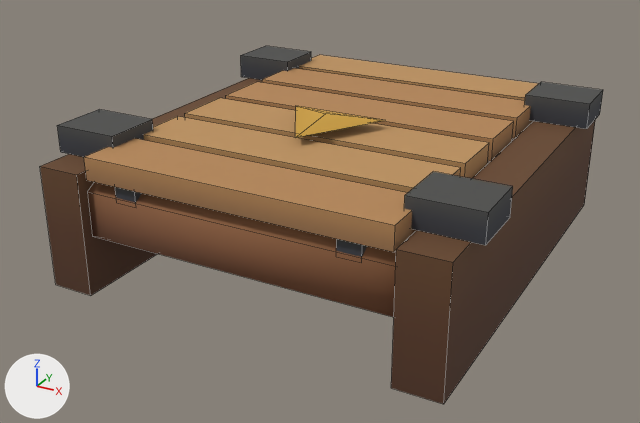
Before and after pictures for a commit that changed the Blender file assets/machines/logi_wooden_belt.blend.
The view is the same before and after, from a camera (50 mm lens) standing at (1.75, -3.44, 1.84) and looking at (-0.06, -0.14, 0.19). Every picture has the same lights, and +X, +Y and +Z are marked at lower left. The older version comes first. Mesh edges are drawn as thin lines.

The scene before the commit, as lines of its bpy script (objects in view):
```python
me_logi_wooden_belt = bpy.data.meshes.new('logi_wooden_belt')
me_logi_wooden_belt.from_pydata(...)  # 141 vertices, 106 faces; spans x -0.95..0.95, y -1.0..1.0, z 0.0..0.69
me_logi_wooden_belt.materials.append(mat_villagepalette)  # picture img_village_palette_png
ob_logi_wooden_belt = bpy.data.objects.new('logi_wooden_belt', me_logi_wooden_belt)
ob_logi_wooden_belt.location = (0.0, 0.0, 0.0)
```
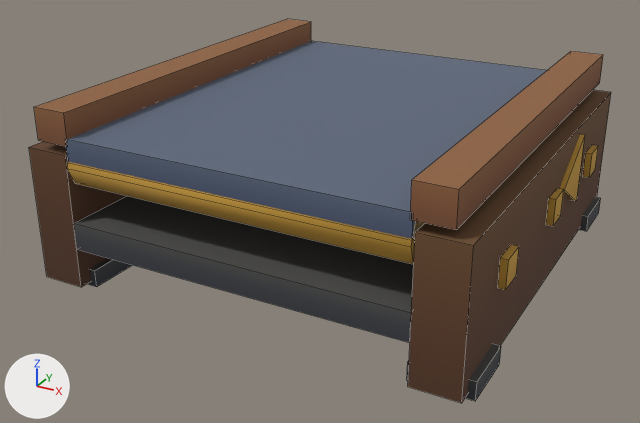
The change, as a list of edits to the scene's bpy script:
```text
Change me_logi_wooden_belt:
    used by ob_logi_wooden_belt; location = (0.0, 0.0, 0.0)
    remove me_logi_wooden_belt.from_pydata(...)  # 141 vertices, 106 faces; spans x -0.95..0.95, y -1.0..1.0, z 0.0..0.69
    add me_logi_wooden_belt.from_pydata(...)  # 172 vertices, 126 faces; spans x -0.99..0.99, y -1.0..1.0, z 0.0..0.8
    me_logi_wooden_belt part 1: a new loose piece, a box spanning x -0.96..-0.76, y -0.99..0.99, z 0.02..0.62, in mat_villagepalette (picture img_village_palette_png)
    me_logi_wooden_belt part 2: a new loose piece, a box spanning x -0.9..-0.74, y -0.99..0.99, z 0.66..0.8, in mat_villagepalette (picture img_village_palette_png)
    me_logi_wooden_belt part 3: a new loose piece, a box spanning x -0.99..-0.73, y -0.93..-0.67, z 0.0..0.08, in mat_villagepalette (picture img_village_palette_png)
    me_logi_wooden_belt part 4: a new loose piece, a box spanning x 0.76..0.96, y -0.99..0.99, z 0.02..0.62, in mat_villagepalette (picture img_village_palette_png)
    me_logi_wooden_belt part 5: a new loose piece, a box spanning x 0.74..0.9, y -0.99..0.99, z 0.66..0.8, in mat_villagepalette (picture img_village_palette_png)
    me_logi_wooden_belt part 6: a new loose piece, a box spanning x 0.96..0.99, y -0.68..-0.56, z 0.32..0.44, in mat_villagepalette (picture img_village_palette_png)
    me_logi_wooden_belt part 7: a new loose piece, a box spanning x 0.96..0.99, y -0.06..0.06, z 0.32..0.44, in mat_villagepalette (picture img_village_palette_png)
    me_logi_wooden_belt part 8: a new loose piece, a box spanning x 0.96..0.99, y 0.56..0.68, z 0.32..0.44, in mat_villagepalette (picture img_village_palette_png)
    me_logi_wooden_belt part 9: a new loose piece, a box spanning x 0.73..0.99, y -0.93..-0.67, z 0.0..0.08, in mat_villagepalette (picture img_village_palette_png)
    me_logi_wooden_belt part 10: a new loose piece, a box spanning x 0.73..0.99, y 0.67..0.93, z 0.0..0.08, in mat_villagepalette (picture img_village_palette_png)
    me_logi_wooden_belt part 11: a new loose piece, a box spanning x -0.76..0.76, y -0.99..0.99, z 0.2..0.32, in mat_villagepalette (picture img_village_palette_png)
    me_logi_wooden_belt part 12: a new loose piece, a box spanning x -0.75..0.75, y -0.99..0.99, z 0.59..0.69, in mat_villagepalette (picture img_village_palette_png)
    me_logi_wooden_belt part 13: a new loose piece, an 8-sided cylinder along x spanning x -0.75..0.75, y -1.0..-0.78, z 0.46..0.68, in mat_villagepalette (picture img_village_palette_png)
    me_logi_wooden_belt part 14: 15 loose pieces with 125 vertices, spanning x -0.95..0.95, y -0.97..0.98, z 0.16..0.69, are deleted
    me_logi_wooden_belt part 15: 8 vertices removed from x -0.9..-0.7, y -1.0..1.0, z 0.0..0.55; 6 vertices added at x -0.98..-0.95, y 0.11..0.39, z 0.26..0.58
    me_logi_wooden_belt part 16: 8 vertices removed from x 0.7..0.9, y -1.0..1.0, z 0.0..0.55; 6 vertices added at x 0.95..0.98, y 0.11..0.39, z 0.26..0.58
    other edits to the shape of me_logi_wooden_belt do not show in these pictures
```

Pixel boxes [x1, y1, x2, y2] of what changed, in the pictures (640 x 423 px; the box of a moved part takes in the faces that stretch with it):
'logi_wooden_belt', reshaped (7% taller)
    before: [40, 46, 603, 404]
    after: [29, 19, 611, 403]
part 1 of me_logi_wooden_belt, added (brown)
    after: [29, 141, 126, 287]
part 2 of me_logi_wooden_belt, added (brown)
    after: [34, 19, 311, 146]
part 3 of me_logi_wooden_belt, added
    after: [87, 258, 132, 287]
part 4 of me_logi_wooden_belt, added (brown)
    after: [408, 90, 611, 403]
part 5 of me_logi_wooden_belt, added (brown)
    after: [410, 51, 603, 230]
part 6 of me_logi_wooden_belt, added (brown)
    after: [498, 245, 519, 290]
part 7 of me_logi_wooden_belt, added (brown)
    after: [546, 188, 564, 226]
part 8 of me_logi_wooden_belt, added
    after: [583, 145, 598, 178]
part 9 of me_logi_wooden_belt, added
    after: [407, 344, 501, 401]
part 10 of me_logi_wooden_belt, added
    after: [579, 197, 601, 231]
part 11 of me_logi_wooden_belt, added
    after: [74, 196, 414, 343]
part 12 of me_logi_wooden_belt, added (blue)
    after: [65, 41, 547, 239]
part 13 of me_logi_wooden_belt, added (brown)
    after: [67, 162, 425, 264]
part 14 of me_logi_wooden_belt, deleted (brown)
    before: [57, 46, 603, 317]
part 15 of me_logi_wooden_belt, moved or reshaped (not visible afterwards)
    before: [40, 78, 262, 295]
part 16 of me_logi_wooden_belt, moved or reshaped
    before: [391, 120, 595, 404]
    after: [560, 134, 585, 201]
